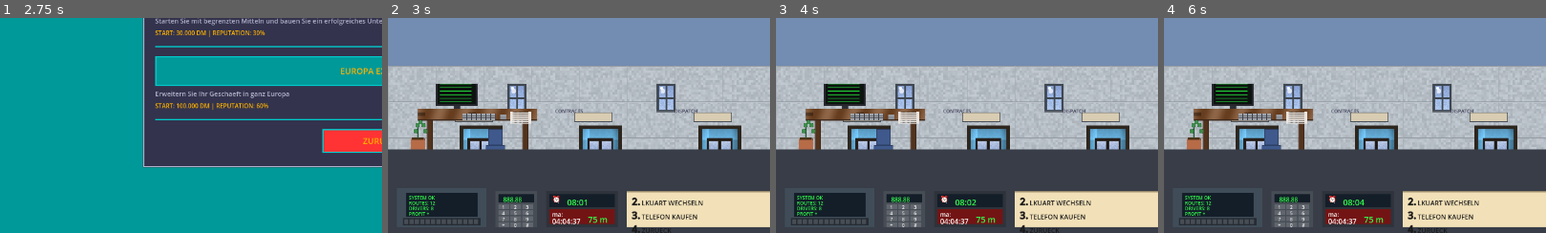
Above: before the commit, frames 1-4 (left to right).
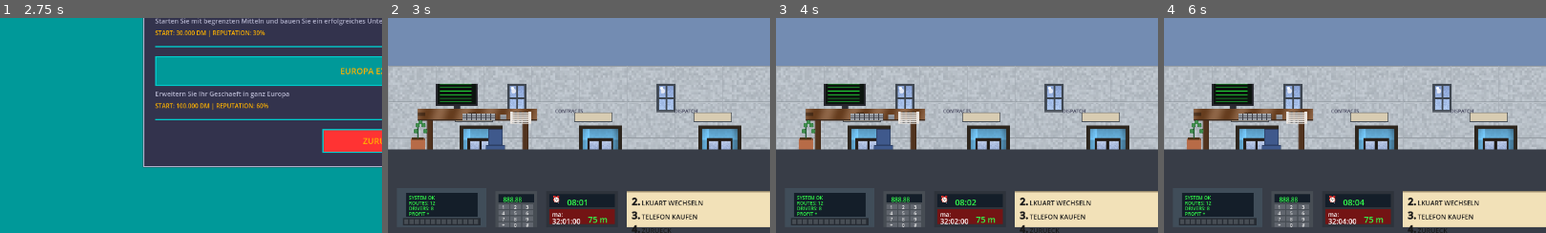
Above: after the commit, the same moments.

Repository: pinkysworld/planer
Game: Godot game, scene res://scenes/main_menu.tscn
Same seed, same stepped clock (60 frames per second), same inputs: the game is played once before the commit and once after it. Sound files missing from this copy of the repository are replaced by a short silence.
Inputs (mouse positions are % of the whole screen's width and height, from its top left):
- Up to frame 1 (2.75 s): click "New Game" at 0.5 s; click "New Game" at 1.25 s; click "NEUES SPIEL STARTEN" at 2 s
- Up to frame 2 (3 s): click "FREIES SPIEL" at 2.75 s
- Up to frame 3 (4 s): tap Enter at 3.5 s; move the mouse to (11, 82) at 3.52 s; hold D (move_right) from 3.53 s (still down); hold E (interact) from 3.53 s (still down); click (11, 82) at 3.67 s
- Up to frame 4 (6 s): tap Space at 4.25, 5.75 s; move the mouse to (27, 82) at 4.27 s; release D (move_right) at 4.28 s; release E (interact) at 4.28 s; hold A (move_left) 4.28-5.03 s; tap E (interact) at 4.35, 5.85 s; click (27, 82) at 4.42 s; tap Enter at 5 s; move the mouse to (42, 82) at 5.02 s; hold E (interact) 5.03-5.78 s; hold D (move_right) from 5.03 s (still down); click (42, 82) at 5.17 s; move the mouse to (68, 82) at 5.77 s; click (68, 82) at 5.92 s
The pictures show only the part of the screen within x 0-50%, y 50-100%; the shares and areas given below are measured in that part.

Frame 1 is identical in both runs. In frame 2, 0.1% of the frame differs, in the area x 43-51%, y 93-96%; in frame 3, 0.1%; in frame 4, less than 0.1%.
Error before the commit: Invalid call. Nonexistent function 'has' in base 'Node (game_manager.gd)'. (res://scripts/ui/authentic_planer_hud.gd:250)

Commit message:
Fix GameManager.has() error - use simple seconds calculation

Diff:
--- a/scripts/ui/authentic_planer_hud.gd
+++ b/scripts/ui/authentic_planer_hud.gd
@@ -245,10 +245,8 @@
 		var total_minutes = GameManager.current_day * 24 * 60 + GameManager.current_hour * 60 + GameManager.current_minute
 		var hours = int(total_minutes / 60)
 		var minutes = int(total_minutes % 60)
-		# Get seconds from time (or use 0 if not available)
+		# Use fixed seconds value since GameManager doesn't track seconds
 		var seconds = 0
-		if GameManager.has("current_second"):
-			seconds = GameManager.current_second
 		mission_time_display.text = "%02d:%02d:%02d" % [hours % 100, minutes, seconds]
 
 func _update_money(_company_money: float = 0.0, _private_money: float = 0.0) -> void:
